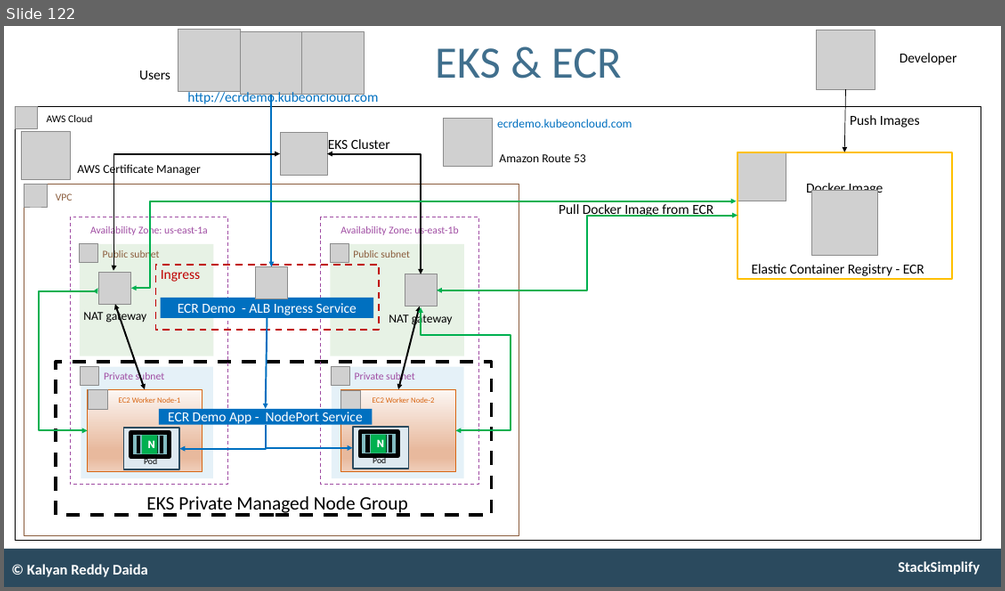
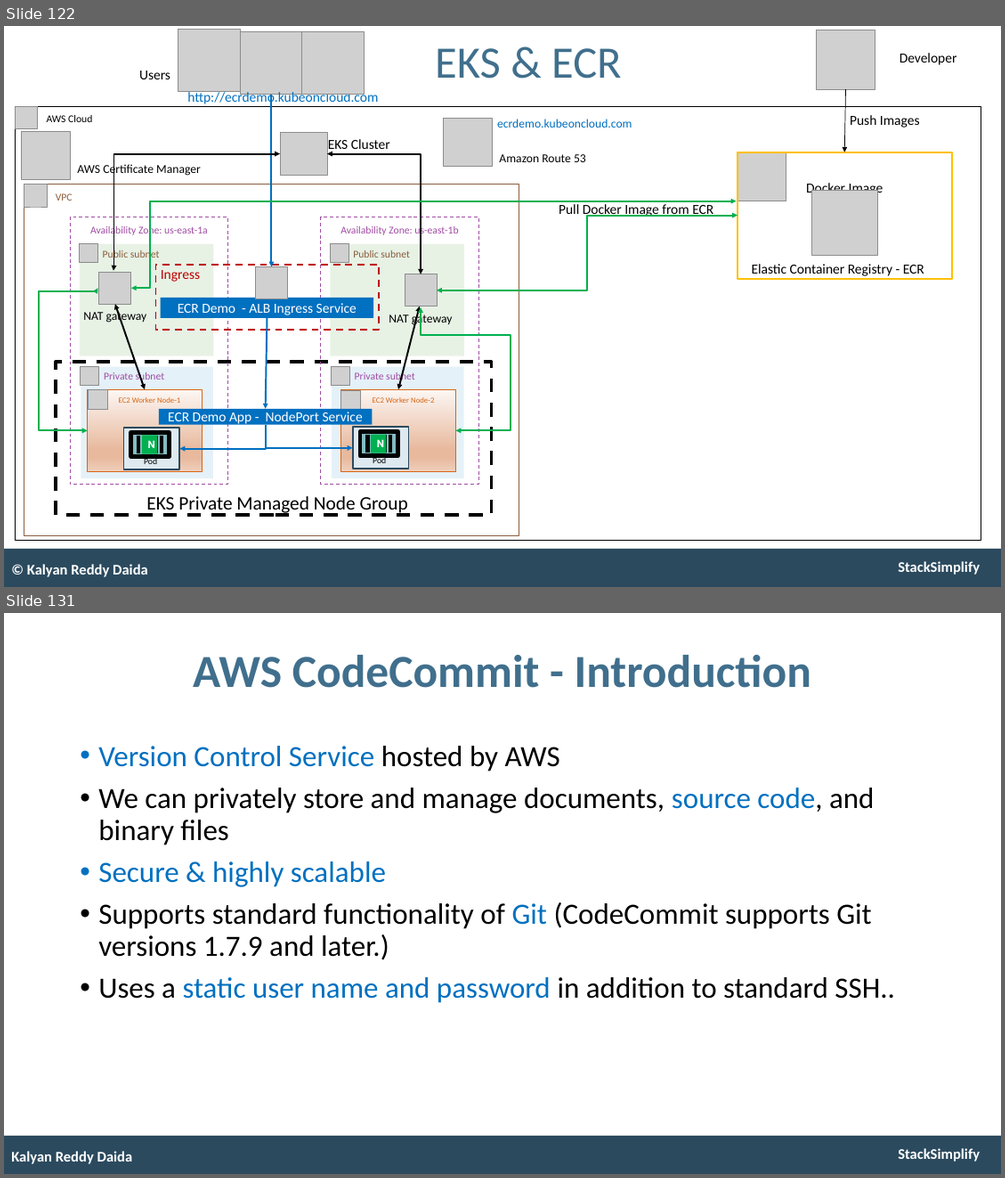
Before and after one commit to Superstar0715/aws-eks-kubernetes-masterclass, a slide deck: presentation/AWS-Fargate-and-EKS-Masterclass.pptx. Shown one above the other, each under a label of ours: slide 122 before the commit, slides 122 and 131 after it; the slides between them are not shown. The pictures are 1005x591 and 1005x1178 pixels, drawn with LibreOffice and Linux fonts; fonts in the diff are those of the drawing; grey boxes stand for pictures. Boxes give left, top, right and bottom in pixels: in the first picture for what was removed or moved away, otherwise in the second. Text is boxed around its words. In the diff, an @@ line names an element or a change of style, - is before the commit and + after.

```diff
--- a/presentation/AWS-Fargate-and-EKS-Masterclass.pptx
+++ b/presentation/AWS-Fargate-and-EKS-Masterclass.pptx
@@ slide 131 added at (4, 613, 1001, 1174), background #FFFFFF; not listed: 2 template elements that a slide beside it also shows @@
@@ title added at (193, 655, 811, 688), 53 pt, text #406F8D, bold @@
+AWS CodeCommit - Introduction
@@ text added at (98, 746, 895, 1003), 34 pt, text #000000 @@
+• Version Control Service hosted by AWS
+• We can privately store and manage documents, source code, and binary files
+• Secure & highly scalable
+• Supports standard functionality of Git (CodeCommit supports Git versions 1.7.9 and later.)
+• Uses a static user name and password in addition to standard SSH..
@@ text added at (11, 1151, 133, 1164), 17 pt, text #FFFFFF, bold @@
+Kalyan Reddy Daida
```
Also in this commit, not shown: 1 slide changed, 19 other slides added, 1 other file.
